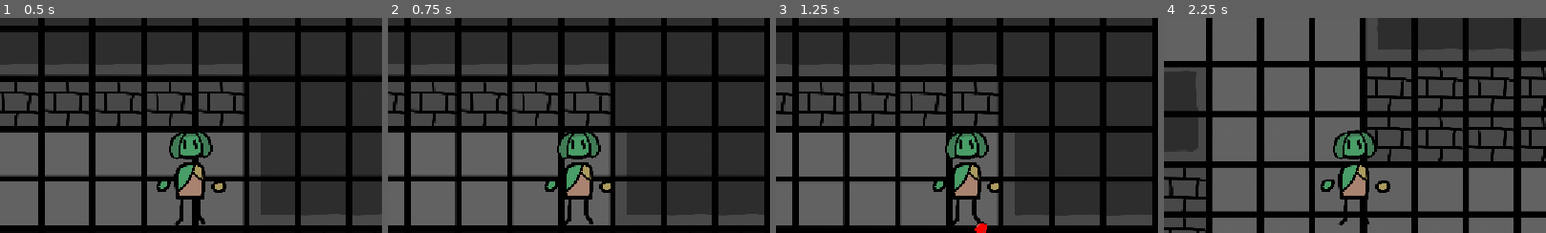
Above: before the commit, frames 1-4 (left to right).
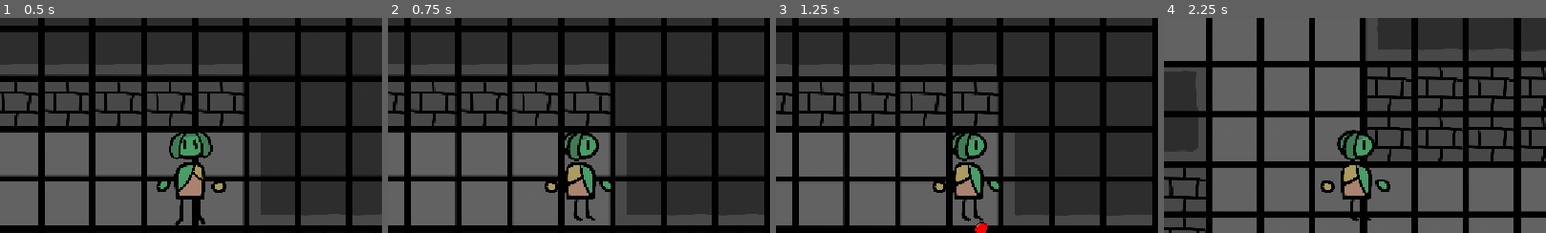
Above: after the commit, the same moments.

Repository: TheSoupIsHere/Game-Jam-Project
Game: Godot game, scene res://main.tscn
The game is run twice, just before and just after one commit, with the same random seed, the same clock (stepped at 60 frames per second) and the same inputs.
Inputs (mouse positions are % of the whole screen's width and height, from its top left):
- Up to frame 1 (0.5 s): no input
- Up to frame 2 (0.75 s): tap Enter at 0.5 s; move the mouse to (72, 45) at 0.52 s; hold D (ui_right) from 0.53 s (still down); click (72, 45) at 0.67 s
- Up to frame 3 (1.25 s): keep holding D (ui_right)
- Up to frame 4 (2.25 s): move the mouse to (30, 55) at 1.27 s; release D (ui_right) at 1.28 s; hold S (ui_down) 1.28-2.03 s; move the mouse to (60, 28) at 2.02 s; hold D (ui_right) from 2.03 s (still down)
The pictures show only the part of the screen within x 25-75%, y 13-63%; the shares and areas given below are measured in that part.

Frame 1 is identical in both runs. In frame 2, 2.1% of the frame differs, in the area x 41-59%, y 53-97%; in frame 3, 2.1%; in frame 4, 2.1%, in the area x 41-60%, y 52-97%.

Commit message:
turning working

Diff:
--- /dev/null
+++ b/Scenes/generation_testing.tscn
@@ -0,0 +1,8 @@
+[gd_scene format=3 uid="uid://usyqnds6hhp6"]
+
+[ext_resource type="Script" uid="uid://xiaciut1a2k8" path="res://Scripts/room_generator.gd" id="1_6n40g"]
+
+[node name="Node2D" type="Node2D" unique_id=1279988199]
+
+[node name="Node" type="Node" parent="." unique_id=1702558788]
+script = ExtResource("1_6n40g")
--- /dev/null
+++ b/Scripts/movement.gd
@@ -0,0 +1,9 @@
+extends CharacterBody2D
+
+var speed = 1000
+
+func _physics_process(delta):
+	Globle.input_dir = Input.get_vector("ui_left", "ui_right", "ui_up", "ui_down")
+
+	velocity = Globle.input_dir * speed
+	move_and_slide()
--- /dev/null
+++ b/globle.gd
@@ -0,0 +1,3 @@
+extends Node2D
+
+var input_dir
--- a/main.tscn
+++ b/main.tscn
@@ -1,11 +1,12 @@
 [gd_scene format=4 uid="uid://b0peeglf2f61b"]
 
+[ext_resource type="Script" uid="uid://mx6xv87huutu" path="res://globle.gd" id="1_5vw27"]
 [ext_resource type="Script" uid="uid://bopt4ce8tdgdn" path="res://Scripts/room.gd" id="3_1bvp3"]
-[ext_resource type="Script" uid="uid://5aeo2hq42o0j" path="res://Scripts/movement.gd" id="3_lquwl"]
-[ext_resource type="Texture2D" uid="uid://chk7qxr45lswy" path="res://art folder/Woofly front.png" id="4_1bvp3"]
+[ext_resource type="Script" uid="uid://wkt41p0d3p0n" path="res://Scripts/movement.gd" id="3_lquwl"]
 [ext_resource type="Texture2D" uid="uid://c5df3uvcqj4f" path="res://art folder/Tileset v2.png" id="4_lquwl"]
 [ext_resource type="Script" uid="uid://bdop17io81nwu" path="res://ballbounce.gd" id="5_lquwl"]
 [ext_resource type="Texture2D" uid="uid://3qxgea5mlv84" path="res://art folder/Bouncy ball.png" id="6_7mycd"]
+[ext_resource type="Script" uid="uid://dys8128asyr0r" path="res://turningsprites.gd" id="6_kek77"]
 
 [sub_resource type="TileSetAtlasSource" id="TileSetAtlasSource_5vw27"]
 texture = ExtResource("4_lquwl")
@@ -139,6 +140,7 @@
 radius = 27.01839
 
 [node name="Node2D" type="Node2D" unique_id=1753384981]
+script = ExtResource("1_5vw27")
 
 [node name="fourWayRoom2" type="StaticBody2D" parent="." unique_id=1860591980]
 position = Vector2(-4129, 0)
@@ -191,10 +193,10 @@
 scale = Vector2(2.571, 2)
 script = ExtResource("3_lquwl")
 
-[node name="Sprite2D" type="Sprite2D" parent="CharacterBody2D" unique_id=1799831195]
+[node name="forward" type="Sprite2D" parent="CharacterBody2D" unique_id=1799831195]
 position = Vector2(-6.223633, -30.689941)
 scale = Vector2(0.13, 0.15997069)
-texture = ExtResource("4_1bvp3")
+script = ExtResource("6_kek77")
 
 [node name="CollisionShape2D" type="CollisionShape2D" parent="CharacterBody2D" unique_id=1680076149]
 shape = SubResource("CapsuleShape2D_jva71")
--- a/project.godot
+++ b/project.godot
@@ -14,6 +14,10 @@
 run/main_scene="uid://b0peeglf2f61b"
 config/features=PackedStringArray("4.7", "GL Compatibility")
 config/icon="res://icon.svg"
+
+[autoload]
+
+Globle="*uid://mx6xv87huutu"
 
 [display]
 
--- /dev/null
+++ b/turningsprites.gd
@@ -0,0 +1,20 @@
+extends Sprite2D
+
+const Tforward = preload("res://art folder/Woofly front.png")
+const Tbackward = preload("res://art folder/Woofly back.png")
+const Tleft = preload("res://art folder/Woofly left.png")
+const Tright: = preload("res://art folder/Woofly right.png")
+
+func _ready():
+	texture = Tforward
+
+func _process(delta):
+
+	if Globle.input_dir.x < 0:
+		texture = Tleft
+	elif Globle.input_dir.x > 0:
+		texture = Tright
+	elif Globle.input_dir.y < 0:
+		texture = Tbackward
+	elif Globle.input_dir.y > 0:
+		texture = Tforward
Not shown, added: Scripts/movement.gd.uid
Not shown, added: art folder/woofly back walk/Woofly_Back-1.png.import
Not shown, added: art folder/woofly back walk/Woofly_Back-2.png.import
Not shown, added: art folder/woofly back walk/Woofly_Back-3.png.import
Not shown, added: art folder/woofly back walk/Woofly_Back-4.png.import
Not shown, added: art folder/woofly front walk/Woofly_Front-1.png.import
Not shown, added: art folder/woofly front walk/Woofly_Front-2.png.import
Not shown, added: art folder/woofly front walk/Woofly_Front-3.png.import
Not shown, added: art folder/woofly front walk/Woofly_Front-4.png.import
Not shown, added: art folder/woofly left walk/Woofly_Left-1.png.import
Not shown, added: art folder/woofly left walk/Woofly_Left-2.png.import
Not shown, added: art folder/woofly left walk/Woofly_Left-3.png.import
(and 7 more such lines)
